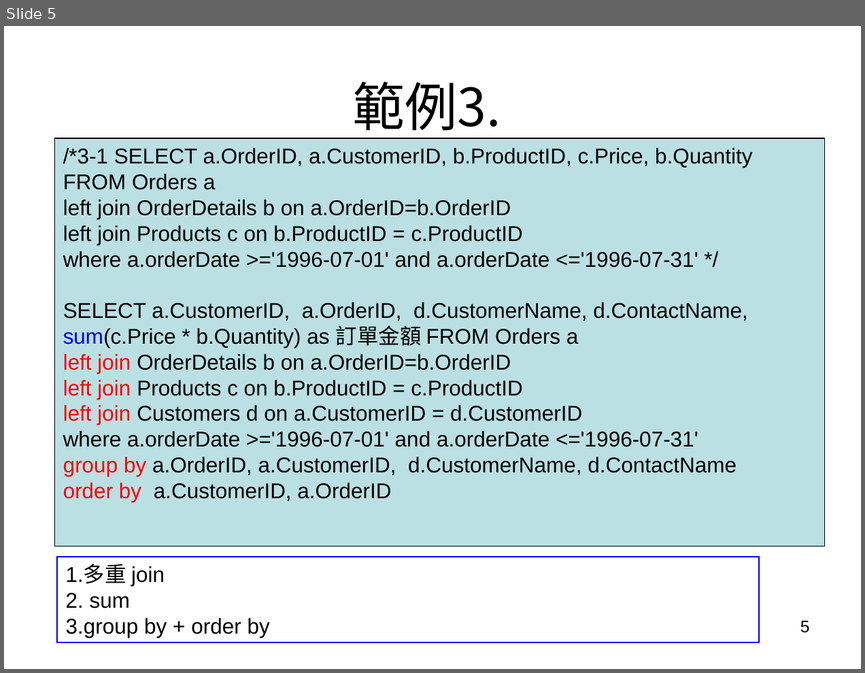
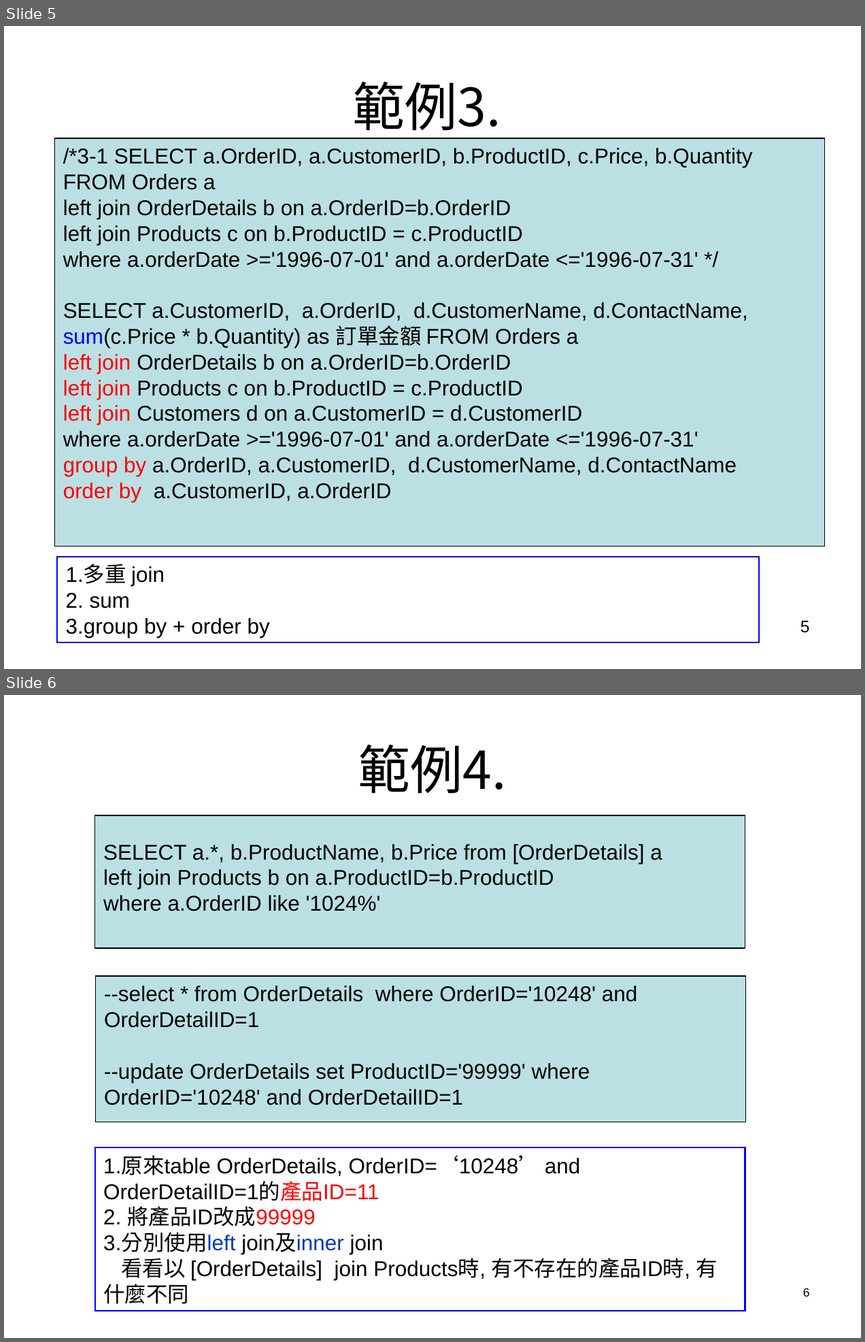
Before and after one commit to chih-chengwu/NET-Programming-MD, a slide deck: 常用(必備)SQL語法_1-使用W3Schools_SQL.ppt. Shown one above the other, each under a label of ours: slide 5 before the commit, slides 5 and 6 after it. The pictures are 865x673 and 865x1342 pixels, drawn with LibreOffice and Linux fonts; fonts in the diff are those of the drawing; background and template pictures are left out. Boxes give left, top, right and bottom in pixels: in the first picture for what was removed or moved away, otherwise in the second. Text is boxed around its words. In the diff, an @@ line names an element or a change of style, - is before the commit and + after.

```diff
--- a/常用(必備)SQL語法_1-使用W3Schools_SQL.ppt
+++ b/常用(必備)SQL語法_1-使用W3Schools_SQL.ppt
@@ slide 6 added at (x1=4, y1=695, x2=861, y2=1338), background picture (left out) @@
@@ title added at (x1=358, y1=745, x2=507, y2=794), 44 pt, text #000000 @@
+範例4.
@@ rectangle added at (x1=95, y1=815, x2=745, y2=948), fill #BBE0E3, outline #000000 0.74 pt, 18 pt, text #000000 @@
+SELECT a.*, b.ProductName, b.Price from [OrderDetails] a
+left join Products b on a.ProductID=b.ProductID
+where a.OrderID like '1024%'
@@ rectangle added at (x1=96, y1=976, x2=746, y2=1121), fill #BBE0E3, outline #000000 0.74 pt, 18 pt, text #000000 @@
+--select * from OrderDetails where OrderID='10248' and OrderDetailID=1
+--update OrderDetails set ProductID='99999' where OrderID='10248' and OrderDetailID=1
@@ rectangle added at (x1=95, y1=1147, x2=745, y2=1310), outline #0000FF 1.25 pt, 18 pt, text #000000 @@
+1.原來table OrderDetails, OrderID=‘10248’ and OrderDetailID=1的產品ID=11
+2. 將產品ID改成99999
+3.分別使用left join及inner join
+看看以 [OrderDetails] join Products時, 有不存在的產品ID時, 有什麼不同
@@ page number added at (x1=803, y1=1287, x2=810, y2=1296), 10 pt, text #000000 @@
+6
```
Also in this commit, not shown: 1 slide changed, 5 other files.
